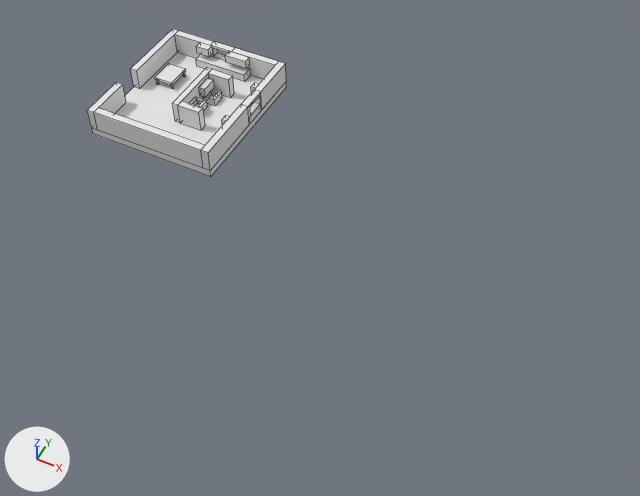
The FBX model ImportableTextures/homeTalo.fbx: old version first, new version second.
Before and after are seen from a 50 mm camera at (57.3, -78.1, 76.8) aimed at (22.3, -8.1, -10.6). The axes (+X, +Y, +Z) are drawn at lower left. The lights are the same throughout. Mesh edges are drawn as thin lines. Where no turn or scale is listed for an object, it has been applied to the vertices. Vertices at the same position are counted once.

In view in the first picture: 'talo'.
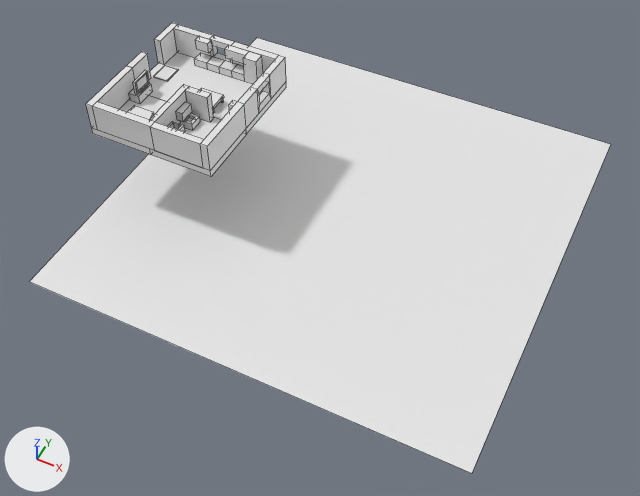
What differs and where, as boxes [x1, y1, x2, y2] in the pictures (640 x 496 px; the box of a moved part takes in the faces that stretch with it):
'talo', reshaped (192% wider, 205% taller): before [87, 29, 286, 176]; after [29, 23, 611, 473]
part 1 of me_cube_010, moved or reshaped: before [199, 78, 214, 97]; after [176, 102, 192, 121]
part 2 of me_cube_010, moved or reshaped: before [222, 116, 230, 126]; after [229, 101, 237, 111]
part 3 of me_cube_010, added: after [126, 52, 151, 80]
part 4 of me_cube_010, moved or reshaped (not visible afterwards): before [178, 101, 205, 130]
part 5 of me_cube_010, moved or reshaped: before [172, 68, 212, 123]; after [129, 83, 153, 103]
part 6 of me_cube_010, moved or reshaped: before [208, 69, 234, 98]; after [140, 86, 148, 93]
part 7 of me_cube_010, deleted: before [155, 64, 259, 111]
part 8 of me_cube_010, built on: before [87, 29, 286, 171]; after [86, 23, 286, 176]
part 9 of me_cube_010, added: after [29, 38, 611, 473]

Patch to the scene script:
```diff
--- a/ImportableTextures/homeTalo.fbx.py
+++ b/ImportableTextures/homeTalo.fbx.py
@@ me_cube_010 @@
-me_cube_010.from_pydata(...)  # 230 vertices, 173 faces; spans x -9.0..9.0, y -12.0..8.0, z 0.0..4.0
-me_cube_010.materials.append(mat_material)  # white #e7e7e7
+me_cube_010.from_pydata(...)  # 343 vertices, 227 faces; spans x -9.0..51.4, y -29.4..30.5, z -11.5..5.0
+# me_cube_010 part 1: the loose piece of 8 vertices spanning x 0.8..1.8, y -1.0..1.2, z 2.1..3.4 is moved by (0.0, -5.6, 0.0), in mat_wcseina (white #e7e7e7)
+# me_cube_010 part 2: the loose piece of 8 vertices spanning x 7.3..8.0, y -6.0..-5.0, z 1.0..4.0 is scaled about its middle by (1, 1, 1.33), then moved by (0.0, 1.9, 0.5)
+# me_cube_010 part 3: a new loose piece, a box spanning x -9.0..-8.0, y -3.1..0.4, z 1.0..5.0, in mat_seina1 (white #e7e7e7)
+# me_cube_010 part 4: the loose piece of 8 vertices spanning x 0.8..4.0, y -6.0..-5.0, z 1.0..4.0 is scaled about its middle by (0.294, 1.5, 0.134), then moved by (-3.6, -3.0, -0.1), in mat_wcseina (white #e7e7e7)
+# me_cube_010 part 5: the loose piece of 8 vertices spanning x 0.0..0.8, y -6.0..2.5, z 1.0..4.0 is scaled about its middle by (2.01, 0.353, 0.4), then moved by (-7.4, -1.7, -0.9)
+# me_cube_010 part 6: the loose piece of 8 vertices spanning x 0.8..4.0, y 1.5..2.5, z 1.0..4.0 is scaled about its middle by (0.178, 1.56, 0.0595), then moved by (-9.0, -5.5, -0.2), in mat_hella (white #e7e7e7)
+# me_cube_010 part 7: 8 loose pieces with 80 vertices, spanning x -6.6..8.0, y -3.8..2.9, z 1.0..4.0, are deleted
+# me_cube_010 part 8: 71 vertices removed from x -9.0..9.0, y -12.0..8.0, z 1.0..4.0; 252 vertices added at x -9.0..9.0, y -12.0..8.0, z 0.0..5.0
+# me_cube_010 part 9: 4 vertices added at x -9.0..51.4, y -29.4..30.5, z -11.5
+me_cube_010.materials.append(mat_seina1)  # white #e7e7e7
+me_cube_010.materials.append(mat_seina2)  # white #e7e7e7
+me_cube_010.materials.append(mat_kaappi)  # white #e7e7e7
+me_cube_010.materials.append(mat_keitpoyta)  # white #e7e7e7
+me_cube_010.materials.append(mat_hella)  # white #e7e7e7
+me_cube_010.materials.append(mat_keittiopoytpaal)  # white #e7e7e7
+me_cube_010.materials.append(mat_ovimatto)  # white #e7e7e7
+me_cube_010.materials.append(mat_ovimatsivu)  # white #e7e7e7
+me_cube_010.materials.append(mat_wcseina)  # white #e7e7e7
+me_cube_010.materials.append(mat_seina3)  # white #e7e7e7
+me_cube_010.materials.append(mat_jaakaappisivu)  # white #e7e7e7
+me_cube_010.materials.append(mat_jaakaappietu)  # white #e7e7e7
+me_cube_010.materials.append(mat_tausta)  # white #e7e7e7
```
